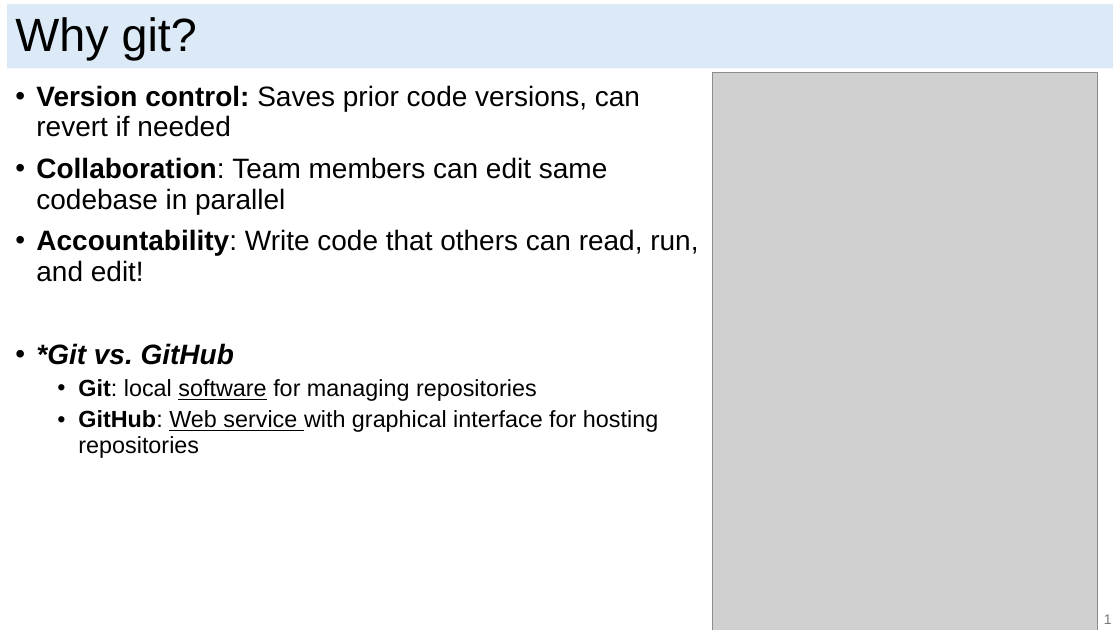
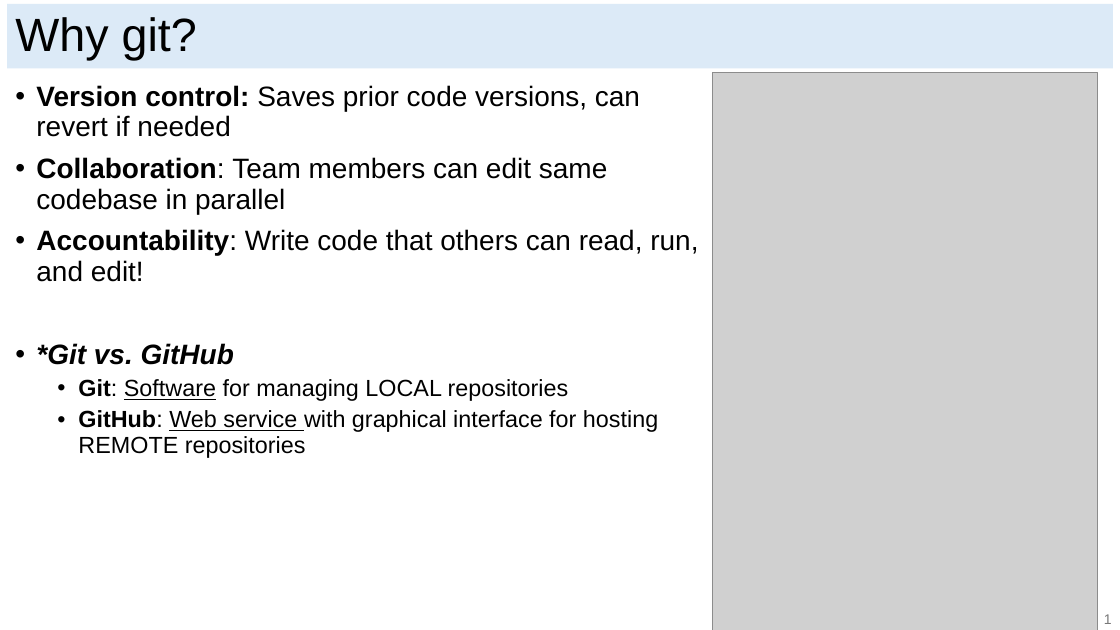
Before and after one commit to ericjmei/git_python_workshop, a slide deck: slide 4 of slides/git_slides.pptx (slide 3 before the commit). Drawn at 1120x630 pixels with LibreOffice and Linux fonts; fonts in the diff are those of the drawing; grey boxes stand for pictures. Boxes give left, top, right and bottom in pixels: in the first picture for what was removed or moved away, otherwise in the second. Text is boxed around its words. In the diff, an @@ line names an element or a change of style, - is before the commit and + after.

Commit message:
git slides final draft

```diff
--- a/slides/git_slides.pptx
+++ b/slides/git_slides.pptx
@@ text at bbox=[78, 379, 658, 458]: text changed @@
-  • Git: local software for managing repositories
-  • GitHub: Web service with graphical interface for hosting repositories
+  • Git: Software for managing LOCAL repositories
+  • GitHub: Web service with graphical interface for hosting REMOTE repositories
```
Also in this commit, not shown: 3 other slides changed, 1 slide added.
